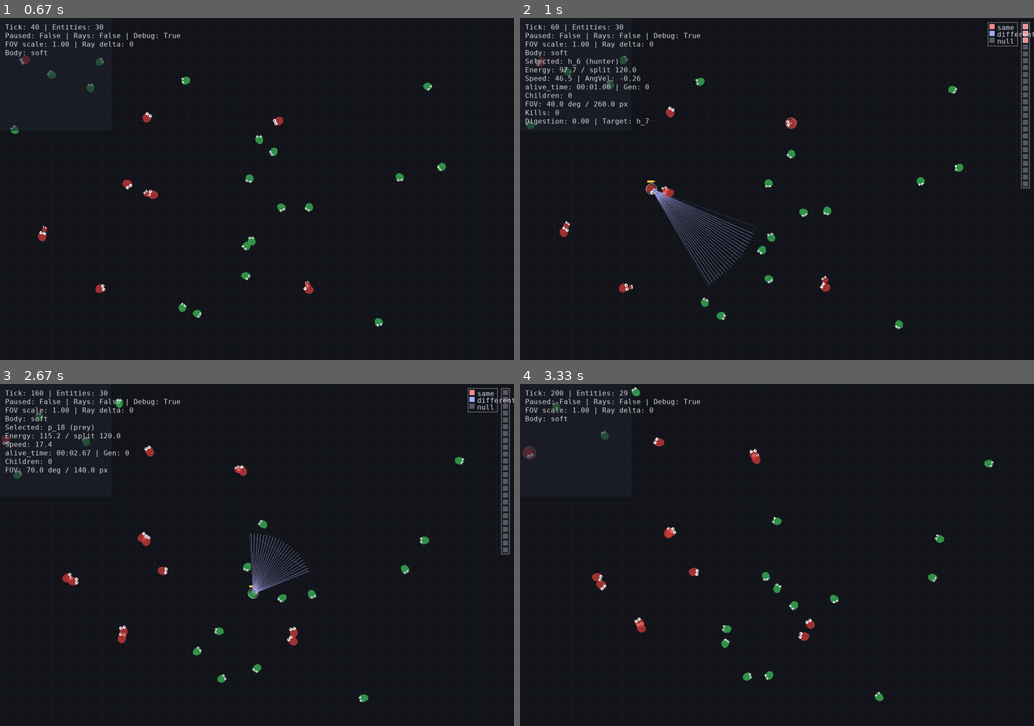
Above: before the commit, frames 1-4 (two rows, left to right).
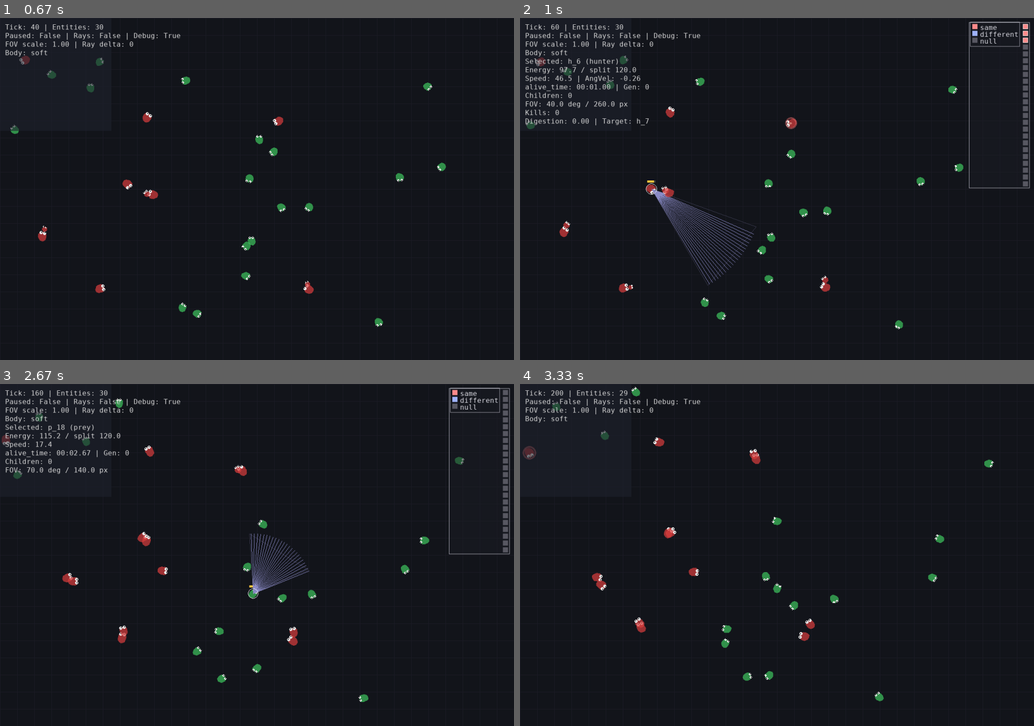
Above: after the commit, the same moments.

Repository: Milin-Chen/EcoMARL-Simulator
Game: pygame game, started from src/app.py
Same seed, same stepped clock (60 frames per second), same inputs: the game is played once before the commit and once after it.
Inputs (mouse positions are in pixels of both pictures, inside the frame that each line leads up to):
- Up to frame 1 (0.67 s): no input
- Up to frame 2 (1 s): click (653, 192) at 0.88 s
- Up to frame 3 (2.67 s): tap Enter at 1.17 s; click (318, 585) at 1.55 s; click (257, 596) at 2.38 s
- Up to frame 4 (3.33 s): click (910, 524) at 3.05 s

Frame 1 is identical in both runs. In frame 2, 0.5% of the frame differs, in the area x 87-100%, y 1-50%; in frame 3, 0.6%; in frame 4, nothing differs.

Commit message:
markdown完善，JSON格式完善定义，后端击杀数，子父代兜底统计

Diff:
--- a/src/render.py
+++ b/src/render.py
@@ -73,6 +73,9 @@
         self._stats: Dict[str, int] = {"predations": 0, "births": 0}
         # 每个捕食者的击杀计数
         self._predation_count: Dict[str, int] = {}
+        # 子代/父代兜底统计（后端未提供实体字段时基于事件推导）
+        self._gen_fallback: Dict[str, int] = {}
+        self._offspring_fallback: Dict[str, int] = {}
 
         # 性能与异常监控
         self._last_dt_sec: float = 0.0
@@ -214,7 +217,7 @@
         return float(deg), float(rng)
 
     def _draw_sensor_strip(self, e: EntityState):
-        """在屏幕右上角绘制传感器条，并在旁边绘制类别颜色说明。"""
+        """在屏幕右上角绘制“单一展示框”，包含类别说明文本与传感器条。"""
         if not self.show_sensors or not e.rays:
             return
         # 面板参数
@@ -222,18 +225,35 @@
         cell = 12
         gap = 4
         h = len(e.rays) * (cell + gap) + gap
-        p_w = cell + gap * 2
-        # 右上角定位
+        strip_w = cell + gap * 2
+        # 类别颜色说明（与条一起放入同一展示框内）
+        legend_items = [
+            ("same", config.SENSOR_SAME),
+            ("different", config.SENSOR_OTHER),
+            ("null", config.SENSOR_EMPTY),
+        ]
+        # 动态计算说明区域宽度：取最长标签的文本宽度
+        max_label_w = 0
+        try:
+            max_label_w = max(self.font.size(lbl)[0] for lbl, _ in legend_items)
+        except Exception:
+            max_label_w = self.font.size("different")[0]
+        legend_w = gap + cell + gap + max_label_w + gap  # 色块 + 间距 + 文本 + 边距
+        legend_h = gap * 2 + len(legend_items) * (cell + gap)
+        # 右上角定位：单一展示框包裹 legend + strip
         screen_w = self.screen.get_width()
-        x0 = screen_w - p_w - margin
+        container_gap = 8
+        container_w = legend_w + container_gap + strip_w
+        x0 = screen_w - container_w - margin
         y0 = margin
-        # 面板背景与边框
-        panel = pygame.Surface((p_w, h), pygame.SRCALPHA)
+        # 背景与整体边框（统一框）
+        panel = pygame.Surface((container_w, h), pygame.SRCALPHA)
         panel.fill((30, 32, 40, 120))
         self.screen.blit(panel, (x0, y0))
-        pygame.draw.rect(self.screen, (180, 180, 190), pygame.Rect(x0, y0, p_w, h), 1)
-
-        # 逐个 ray 绘制方块（纵向柱）
+        pygame.draw.rect(self.screen, (180, 180, 190), pygame.Rect(x0, y0, container_w, h), 1)
+
+        # 逐个 ray 绘制方块（纵向柱），位于展示框右侧
+        strip_x = x0 + legend_w + container_gap
         for i, r in enumerate(e.rays):
             color = config.SENSOR_EMPTY
             if r.hit_type == "hunter" and e.type == "hunter":
@@ -243,34 +263,23 @@
             elif r.hit_type in ("hunter", "prey"):
                 color = config.SENSOR_OTHER
             cy = y0 + gap + i * (cell + gap)
-            rect = pygame.Rect(x0 + gap, cy, cell, cell)
+            rect = pygame.Rect(strip_x + gap, cy, cell, cell)
             pygame.draw.rect(self.screen, color, rect)
             if r.hit_id and r.hit_id == e.target_id:
                 pygame.draw.rect(self.screen, (255, 255, 255), rect, 1)
-
-        # 类别颜色说明（靠面板左侧，避免越界）
-        legend_items = [
-            ("same", config.SENSOR_SAME),
-            ("different", config.SENSOR_OTHER),
-            ("null", config.SENSOR_EMPTY),
-        ]
-        # 计算说明框尺寸
-        lx = max(70, int(self.font.size("null")[0] + 30))
-        ly = gap * 2 + len(legend_items) * (cell + gap)
-        legend = pygame.Surface((lx, ly), pygame.SRCALPHA)
-        legend.fill((26, 28, 36, 120))
-        # 放在面板左侧
-        lg_x = x0 - lx - 8
+        # 绘制类别说明（位于展示框左侧内部），避免文字溢出
+        lg_x = x0 + gap
         lg_y = y0
-        self.screen.blit(legend, (lg_x, lg_y))
-        pygame.draw.rect(self.screen, (160, 160, 170), pygame.Rect(lg_x, lg_y, lx, ly), 1)
-        # 绘制每行说明
+        # 可选：为说明区域画轻微内边框
+        pygame.draw.rect(self.screen, (160, 160, 170), pygame.Rect(lg_x - 1, lg_y - 1, legend_w + 2, legend_h + 2), 1)
         for i, (label, color) in enumerate(legend_items):
             row_y = lg_y + gap + i * (cell + gap)
             swatch = pygame.Rect(lg_x + gap, row_y, cell, cell)
             pygame.draw.rect(self.screen, color, swatch)
             text_img = self.font.render(label, True, (220, 220, 228))
-            self.screen.blit(text_img, (lg_x + gap + cell + 6, row_y - 1))
+            # 文本起点：色块右侧加偏移，确保不出框
+            tx = lg_x + gap + cell + 6
+            self.screen.blit(text_img, (tx, row_y - 1))
 
     def _fmt_age(self, age_seconds: float) -> str:
         # 将秒数格式化为 mm:ss.ss
@@ -470,6 +479,16 @@
                     # 让新子体从小到大长成（即便后端未提供spawn_progress）
                     self._spawn_override[cid] = 0.0
                     self._stats["births"] = self._stats.get("births", 0) + 1
+                # 兜底父代/子代统计：累加父亲的子代数，推导子代代数
+                parent_id = getattr(ev, "parent_id", None)
+                if not parent_id and isinstance(child, dict):
+                    parent_id = child.get("parent_id")
+                if parent_id:
+                    self._offspring_fallback[parent_id] = self._offspring_fallback.get(parent_id, 0) + 1
+                    if cid:
+                        parent = next((e for e in world.entities if e.id == parent_id), None)
+                        if parent is not None:
+                            self._gen_fallback[cid] = max(self._gen_fallback.get(cid, 0), int(parent.generation) + 1)
 
     def _draw_entity(self, e: EntityState, gaze_dir: Tuple[float, float], gaze_dist: float):
         x, y, a = self._lerp_state(e)
@@ -627,8 +646,10 @@
             if sel.type == "hunter":
                 write(5, f"Energy: {sel.energy:.1f} / split {sel.split_energy:.1f}")
                 write(6, f"Speed: {sel.speed:.1f} | AngVel: {sel.angular_velocity:.2f}")
-                write(7, f"alive_time: {self._fmt_age(sel.age)} | Gen: {sel.generation}")
-                write(8, f"Children: {sel.offspring_count}")
+                gen = max(int(sel.generation), int(self._gen_fallback.get(sel.id, int(sel.generation))))
+                children = max(int(sel.offspring_count), int(self._offspring_fallback.get(sel.id, int(sel.offspring_count))))
+                write(7, f"alive_time: {self._fmt_age(sel.age)} | Gen: {gen}")
+                write(8, f"Children: {children}")
                 deg, rng = self._fov_params(sel)
                 write(9, f"FOV: {deg:.1f} deg / {rng:.1f} px")
                 kills = self._predation_count.get(sel.id, 0)
@@ -637,8 +658,10 @@
             else:
                 write(5, f"Energy: {sel.energy:.1f} / split {sel.split_energy:.1f}")
                 write(6, f"Speed: {sel.speed:.1f}")
-                write(7, f"alive_time: {self._fmt_age(sel.age)} | Gen: {sel.generation}")
-                write(8, f"Children: {sel.offspring_count}")
+                gen = max(int(sel.generation), int(self._gen_fallback.get(sel.id, int(sel.generation))))
+                children = max(int(sel.offspring_count), int(self._offspring_fallback.get(sel.id, int(sel.offspring_count))))
+                write(7, f"alive_time: {self._fmt_age(sel.age)} | Gen: {gen}")
+                write(8, f"Children: {children}")
                 deg, rng = self._fov_params(sel)
                 write(9, f"FOV: {deg:.1f} deg / {rng:.1f} px")
 
@@ -733,6 +756,13 @@
         for cid in list(self._spawn_override.keys()):
             if cid not in existing_ids:
                 self._spawn_override.pop(cid, None)
+        # 清理兜底统计中已不在场的实体，避免内存增长
+        for k in list(self._gen_fallback.keys()):
+            if k not in existing_ids:
+                self._gen_fallback.pop(k, None)
+        for k in list(self._offspring_fallback.keys()):
+            if k not in existing_ids:
+                self._offspring_fallback.pop(k, None)
 
         # 视线与目标映射（优先使用射线命中；否则退化为最近实体）
         nearest_map: Dict[str, Tuple[float, float, float]] = {}
Not shown, changed: README.md
